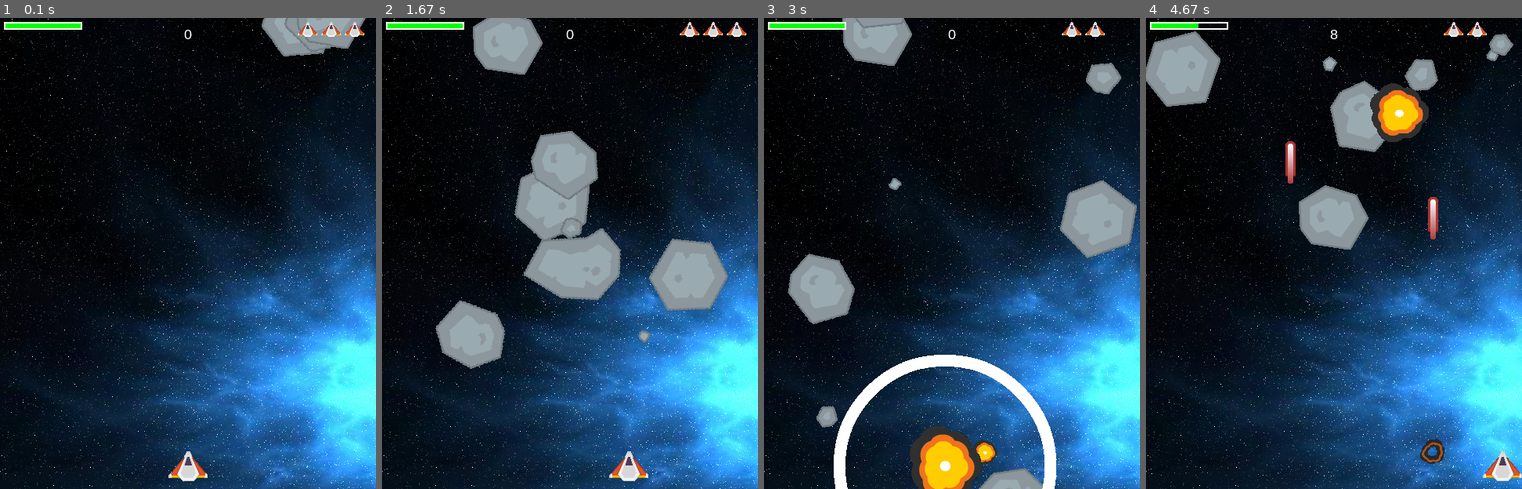
Above: before the commit, frames 1-4 (left to right).
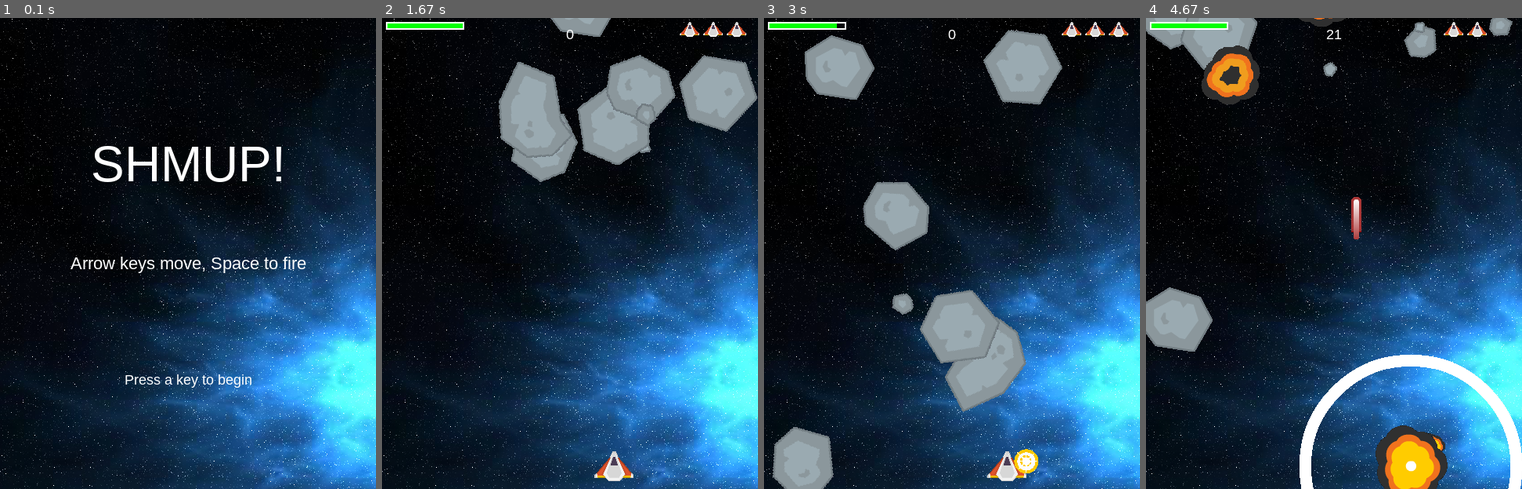
Above: after the commit, the same moments.

Repository: JohnCrissman/pygames
Game: pygame game, started from shmup_game/shmup.py
Same seed, same stepped clock (60 frames per second), same inputs: the game is played once before the commit and once after it.
Inputs:
- Up to frame 1 (0.1 s): no input
- Up to frame 2 (1.67 s): hold Right 0.33-0.8 s; hold Right 0.83-1.3 s; hold Left from 1.33 s (still down)
- Up to frame 3 (3 s): release Left at 1.87 s; hold Left 1.9-2.3 s; hold Right 2.33-2.97 s
- Up to frame 4 (4.67 s): tap Space at 3, 3.4, 3.7, 3.9, 4.2, 4.4 s; hold Left 3.33-3.8 s; hold Right 3.83-4.3 s; hold Right from 4.33 s (still down)

The runs differ from the first frame. In frame 1, 4.7% of the frame differs, in the area x 1-98%, y 0-99%; in frame 2, 21%; in frame 3, 24%, in the area x 2-100%, y 0-100%; in frame 4, 18%.

Commit message:
finished shmup and working on platform game

Diff:
--- /dev/null
+++ b/platform/main.py
@@ -0,0 +1,74 @@
+# Jumpy! - platform game
+
+import pygame as pg
+import random
+
+from settings import *
+from sprites import *
+
+
+class Game:
+    def __init__(self):
+        # initialize game window, etc
+        pg.init()
+        pg.mixer.init()
+        self.screen = pg.display.set_mode((WIDTH, HEIGHT))
+        pg.display.set_caption(TITLE)
+        self.clock = pg.time.Clock()
+        self.running = True
+
+    def new(self):
+        # start a new game
+        self.all_sprites = pg.sprite.Group()
+        self.player = Player()
+        self.all_sprites.add(self.player)
+        self.run()
+
+    def run(self):
+        # Game Loop
+        self.playing = True
+        while self.playing:
+            self.clock.tick(FPS)
+            self.events()
+            self.update()
+            self.draw()
+
+
+    def update(self):
+        # Game Loop - Update
+        self.all_sprites.update()
+
+
+    def events(self):
+        # Game Loop - events
+        for event in pg.event.get():
+        # check for closing window
+            if event.type == pg.QUIT:
+                if self.playing:
+                    self.playing = False
+                self.running = False
+
+    def draw(self):
+        # Game Loop - draw
+        self.screen.fill(BLACK)
+        self.all_sprites.draw(self.screen)
+        # after* drawing everything, flip the display
+        # "do the flip last"
+        pg.display.flip()
+
+    def show_start_screen(self):
+        # game splash/start screen
+        pass
+
+    def show_go_screen(self):
+        # game over/continue
+        pass
+
+g = Game()
+g.show_start_screen()
+while g.running:
+    g.new()
+
+    g.show_go_screen()
+
+pg.quit()
--- /dev/null
+++ b/platform/pygame_template.py
@@ -0,0 +1,26 @@
+# Pygame template - skeleton for a new pygame project
+
+
+# initialize pygame and create window
+
+
+
+
+
+# Game loop
+running = True
+while running:
+    # keep loop running at the right speed
+
+
+    # Process input (events)
+
+
+    # Update
+
+
+
+    # Draw / render
+
+
+pygame.quit()
--- /dev/null
+++ b/platform/settings.py
@@ -0,0 +1,18 @@
+# game options/settings
+
+TITLE = "Jumpy!"
+WIDTH = 480
+HEIGHT = 600
+FPS = 60
+
+# Player properties
+PLAYER_ACC = 0.5
+PLAYER_FRICTION = -0.12
+
+# define colors
+WHITE = (255, 255, 255)
+BLACK = (0, 0, 0)
+RED = (255, 0, 0)
+GREEN = (0, 255, 0)
+BLUE = (0, 0 , 255)
+YELLOW = (255, 255, 0)
--- /dev/null
+++ b/platform/sprites.py
@@ -0,0 +1,35 @@
+# Sprite classes for platform game
+import pygame as pg
+from settings import *
+vec = pg.math.Vector2
+
+class Player(pg.sprite.Sprite):
+    def __init__(self):
+        pg.sprite.Sprite.__init__(self)
+        self.image = pg.Surface((30, 40))
+        self.image.fill(YELLOW)
+        self.rect = self.image.get_rect()
+        self.rect.center = (WIDTH / 2, HEIGHT / 2)
+        self.pos = vec(WIDTH / 2, HEIGHT / 2)
+        self.vel = vec(0,0)
+        self.acc = vec(0,0)
+
+    def update(self):
+        self.acc = vec(0,0)
+        keys = pg.key.get_pressed()
+        if keys[pg.K_LEFT]:
+            self.acc.x = -PLAYER_ACC
+        if keys[pg.K_RIGHT]:
+            self.acc.x = PLAYER_ACC
+
+        # apply friction
+        self.acc += self.vel * PLAYER_FRICTION
+        # equations of motion
+        self.vel += self.acc
+        self.pos += self.vel + 0.5 * self.acc
+        # wrap around the sides of the screen
+        if self.pos.x > WIDTH:
+            self.pos.x = 0
+        if self.pos.x < 0:
+            self.pos.x = WIDTH
+        self.rect.center = self.pos
--- a/shmup_game/shmup.py
+++ b/shmup_game/shmup.py
@@ -248,6 +248,20 @@
                 self.rect = self.image.get_rect()
                 self.rect.center = center
 
+def show_go_screen():
+    screen.blit(background, background_rect)
+    draw_text(screen, "SHMUP!", 64, WIDTH / 2, HEIGHT / 4)
+    draw_text(screen, "Arrow keys move, Space to fire", 22, WIDTH / 2, HEIGHT / 2)
+    draw_text(screen, "Press a key to begin", 18, WIDTH / 2, HEIGHT * 3/4)
+    pygame.display.flip()
+    waiting = True
+    while waiting:
+        clock.tick(FPS)
+        for event in pygame.event.get():
+            if event.type == pygame.QUIT:
+                pygame.quit()
+            if event.type == pygame.KEYUP:
+                waiting = False
 
 # Load all game graphics
 background = pygame.image.load(path.join(img_dir, "space1.png")).convert()
@@ -306,21 +320,26 @@
 pygame.mixer.music.load(path.join(snd_dir, 'tgfcoder-FrozenJam-SeamlessLoop.ogg'))
 pygame.mixer.music.set_volume(0.7)
 
-all_sprites = pygame.sprite.Group()
-mobs = pygame.sprite.Group()
-bullets = pygame.sprite.Group()
-powerups = pygame.sprite.Group()
-
-player = Player()
-all_sprites.add(player)
-for i in range(8):
-    newmob()
-
-score = 0
+
 pygame.mixer.music.play(loops=-1)
 # Game loop
+game_over = True
 running = True
 while running:
+    if game_over:
+        show_go_screen()
+        game_over = False
+        all_sprites = pygame.sprite.Group()
+        mobs = pygame.sprite.Group()
+        bullets = pygame.sprite.Group()
+        powerups = pygame.sprite.Group()
+
+        player = Player()
+        all_sprites.add(player)
+        for i in range(8):
+            newmob()
+
+        score = 0
     # keep loop running at the right speed
     clock.tick(FPS)
 
@@ -379,7 +398,7 @@
 
     # if the player died and the explosion has finished playing
     if player.lives == 0 and not death_explosion.alive():
-        running = False
+        game_over = True
 
     # Draw / render
     screen.fill(BLACK)
